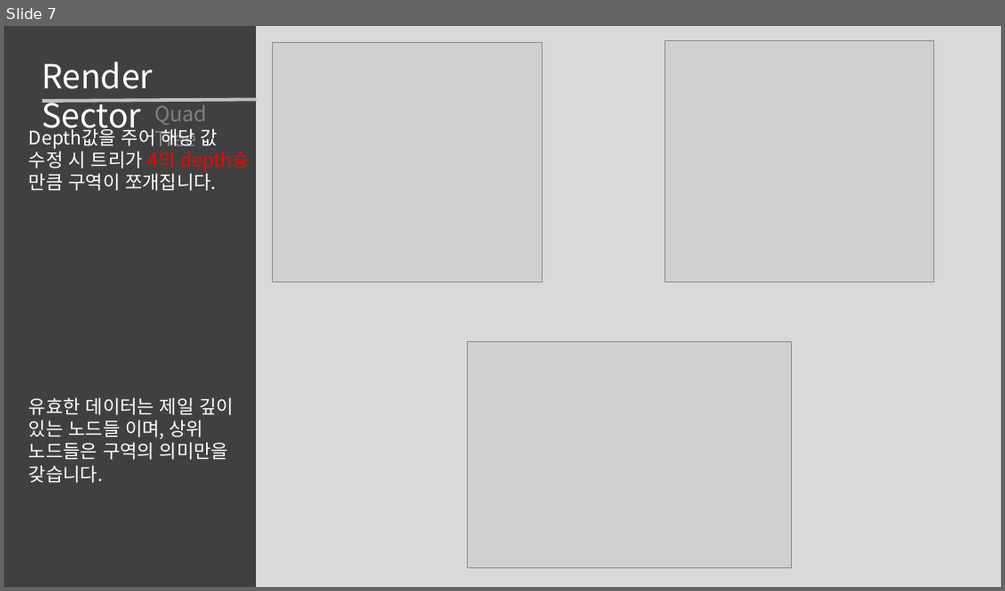
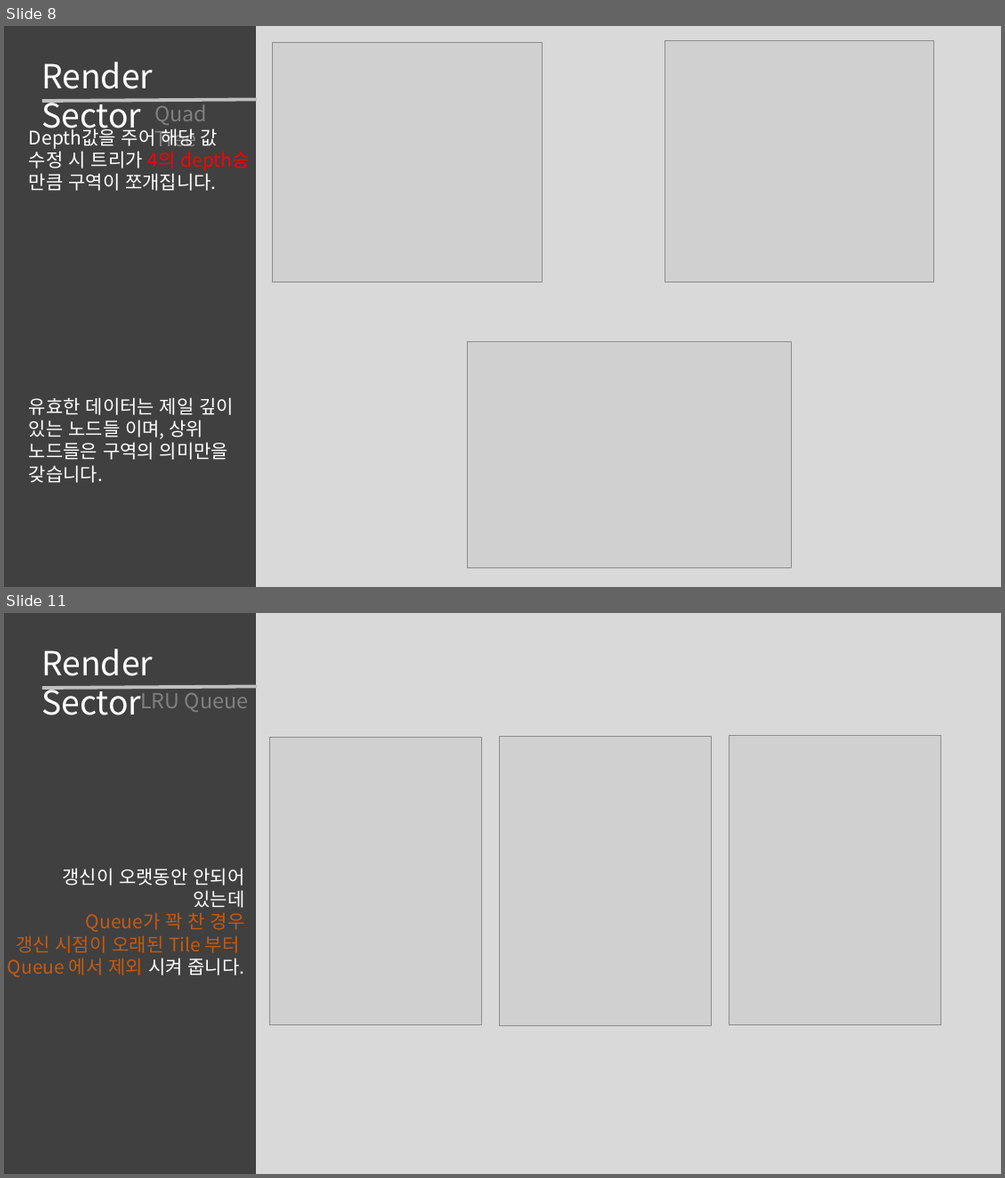
Before and after one commit to roka0105/Team.Yggdrasil_Server, a slide deck: 최예람 포트폴리오.pptx. Shown one above the other, each under a label of ours: slide 7 before the commit, slides 8 and 11 after it; the slides between them are not shown. The pictures are 1005x591 and 1005x1178 pixels, drawn with LibreOffice and Linux fonts; fonts in the diff are those of the drawing; grey boxes stand for pictures. Boxes give left, top, right and bottom in pixels: in the first picture for what was removed or moved away, otherwise in the second. Text is boxed around its words. In the diff, an @@ line names an element or a change of style, - is before the commit and + after.

```diff
--- a/최예람 포트폴리오.pptx
+++ b/최예람 포트폴리오.pptx
@@ slide 11 added at (4,613,1001,1174), background #404040 @@
@@ rectangle added at (257,613,1001,1174), fill #D9D9D9, outline #D9D9D9 1 pt @@
@@ text added at (41,649,153,715), 32 pt, text #FFFFFF @@
+Render Sector
@@ line added from (42, 688) to (257, 686), #BFBFBF 3.25 pt @@
@@ text added at (140,687,249,712), 20 pt, text #808080 @@
+LRU Queue
@@ picture added at (270,737,482,1024) @@
@@ picture added at (500,737,712,1027) @@
@@ picture added at (729,735,941,1025) @@
@@ text added at (8,868,245,977), 18 pt, text #C55A11 @@
+갱신이 오랫동안 안되어 있는데
+Queue가 꽉 찬 경우
+갱신 시점이 오래된 Tile 부터
+Queue 에서 제외 시켜 줍니다.
@@ what was slide 7 is now slide 8 @@
```
Also in this commit, not shown: 15 slides changed, 6 other slides added, 3 slides removed, 11 other files.
